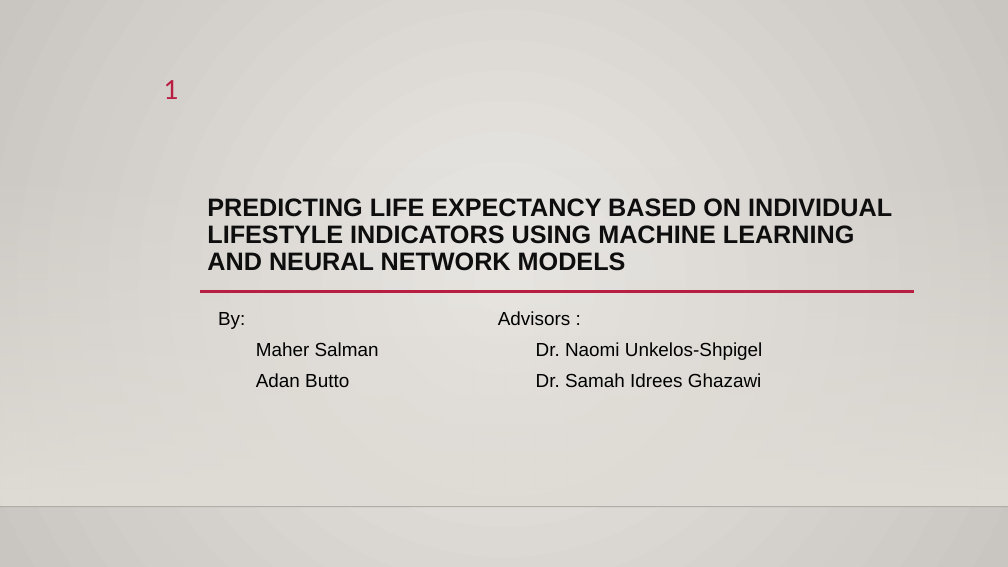
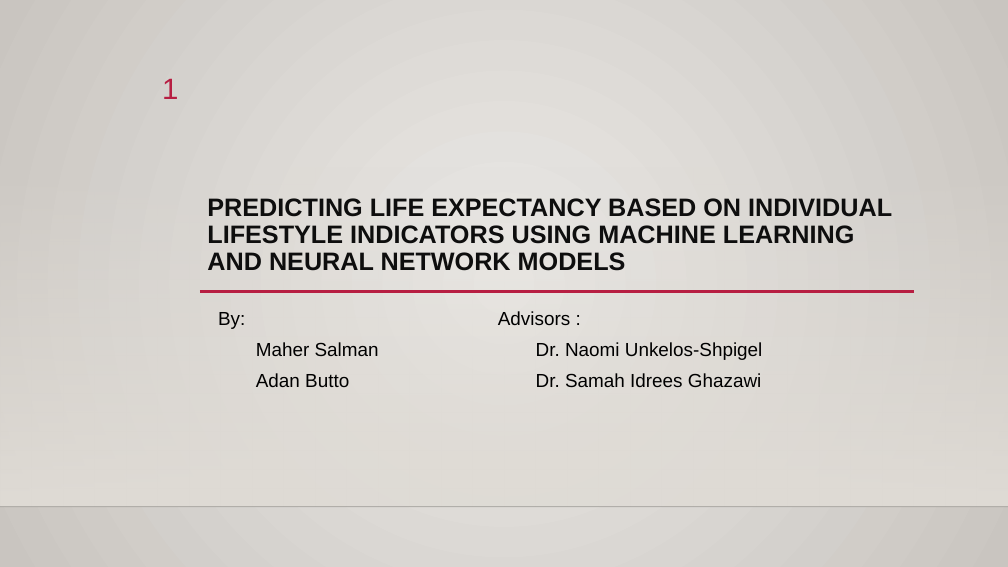
Before and after one commit to mahersalman/life-expectancy, a slide deck: slide 1 of Presentation.pptx. Drawn at 1008x567 pixels with LibreOffice and Linux fonts; fonts in the diff are those of the drawing; background and template pictures are left out. Boxes give left, top, right and bottom in pixels: in the first picture for what was removed or moved away, otherwise in the second. Text is boxed around its words. In the diff, an @@ line names an element or a change of style, - is before the commit and + after.

```diff
--- a/Presentation.pptx
+++ b/Presentation.pptx
@@ page number at (162, 78, 178, 99): font Calibri to Arial @@
```
Also in this commit, not shown: 12 other slides changed, 1 slide added, 1 slide removed, 2 other files.
